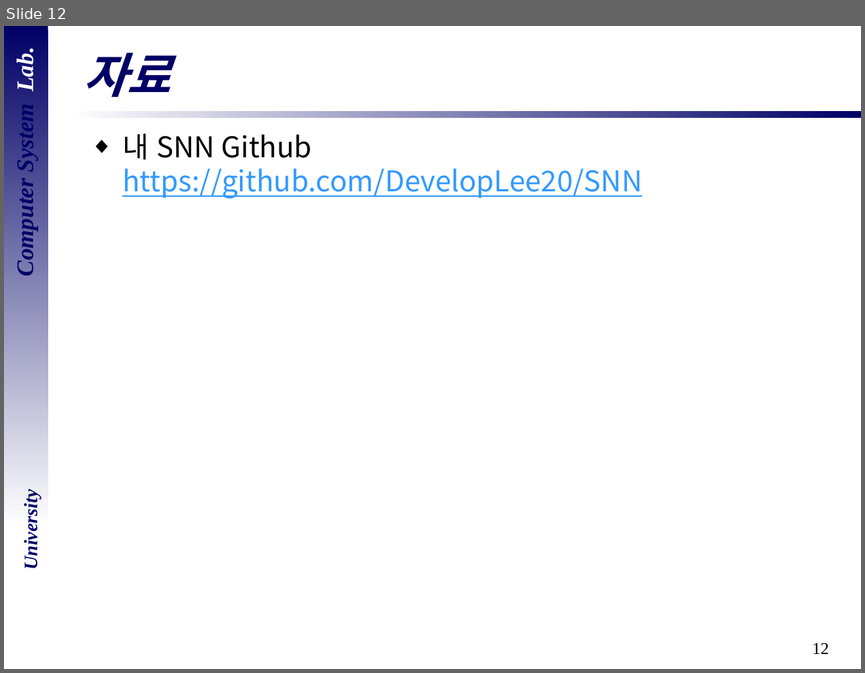
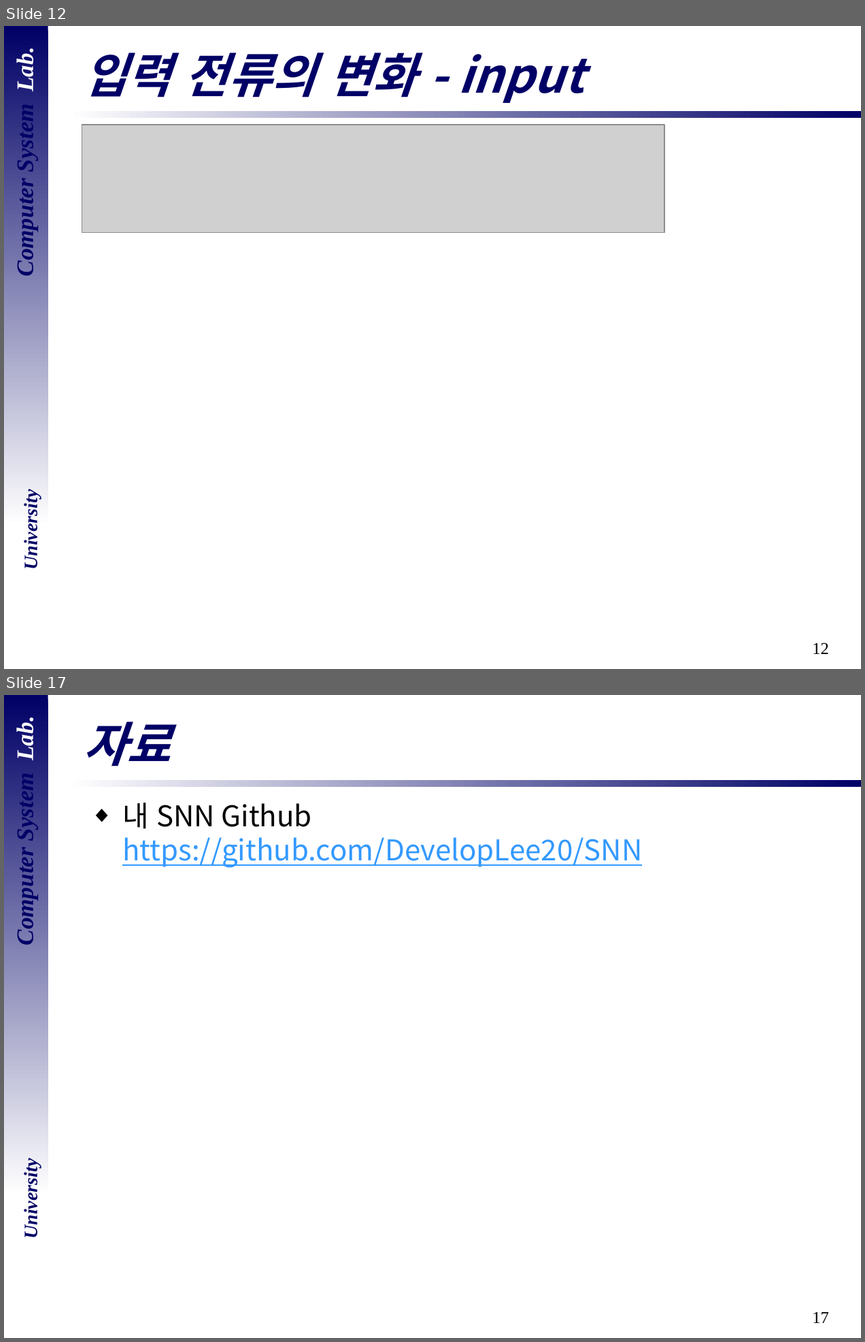
Before and after one commit to DevelopLee20/SNN, a slide deck: cs semina/07_Spytorch-1.pptx. Shown one above the other, each under a label of ours: slide 12 before the commit, slides 12 and 17 after it; the slides between them are not shown. The pictures are 865x673 and 865x1342 pixels, drawn with LibreOffice and Linux fonts; fonts in the diff are those of the drawing; grey boxes stand for pictures; background and template pictures are left out. Boxes give left, top, right and bottom in pixels: in the first picture for what was removed or moved away, otherwise in the second. Text is boxed around its words. In the diff, an @@ line names an element or a change of style, - is before the commit and + after.

```diff
--- a/cs semina/07_Spytorch-1.pptx
+++ b/cs semina/07_Spytorch-1.pptx
@@ slide 12 added at (x1=4, y1=26, x2=861, y2=669), background #FFFFFF; not listed: 5 template elements that a slide beside it also shows @@
@@ title added at (x1=84, y1=53, x2=584, y2=103), 40 pt, text #000066, bold, italic @@
+입력 전류의 변화 - input
@@ picture added at (x1=82, y1=125, x2=664, y2=233) @@
@@ what was slide 12 is now slide 17 @@
@@ page number at (x1=812, y1=1312, x2=829, y2=1323): text changed @@
-12
+17
```
Also in this commit, not shown: 2 slides changed, 4 other slides added.
